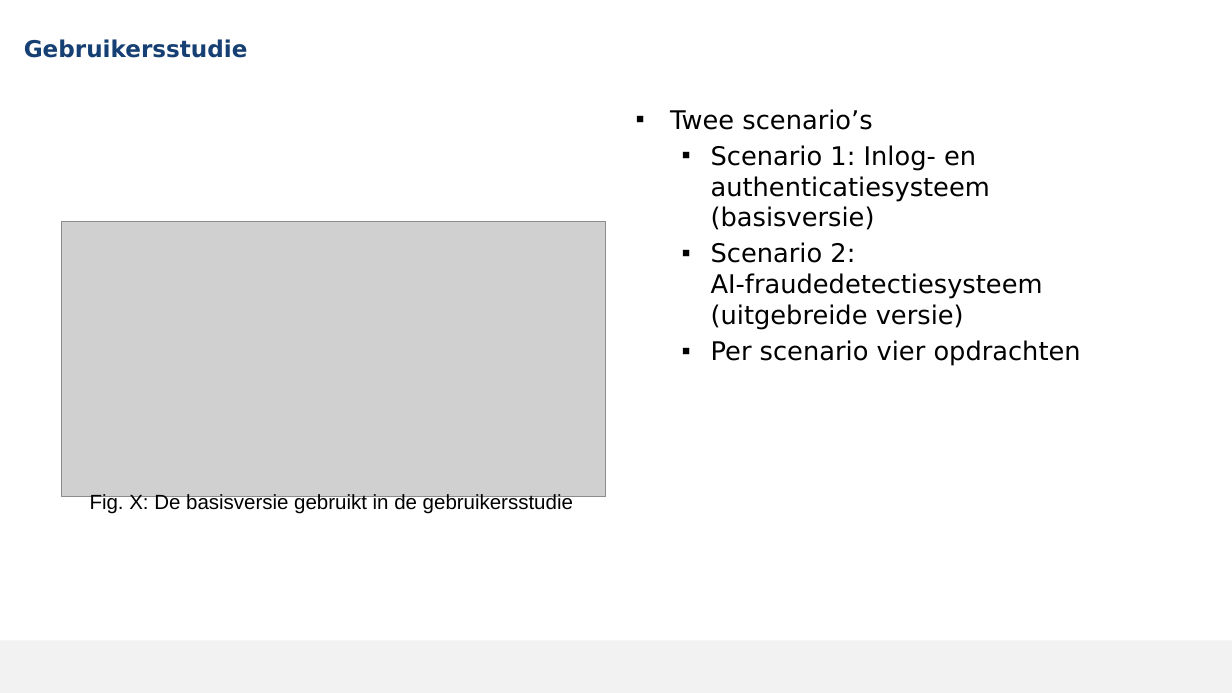
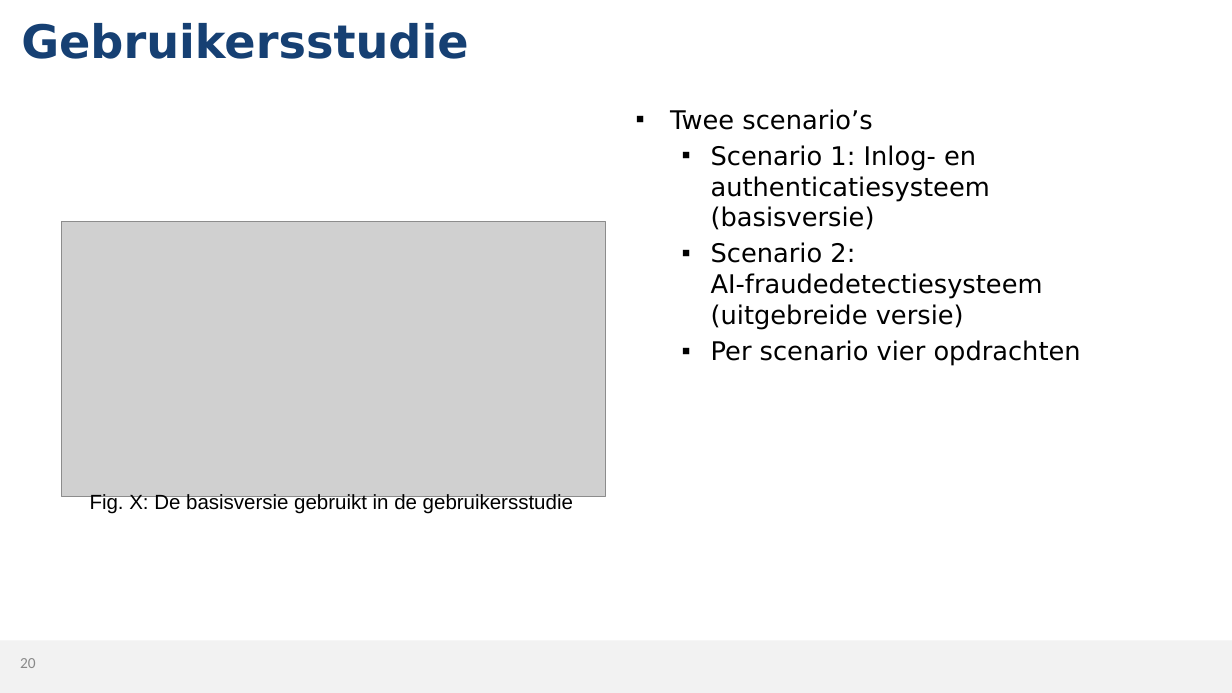
Before and after one commit to MikaG-1952764/masterproef, a slide deck: slide 20 of MP2526_Verdediging.pptx. Drawn at 1232x693 pixels with LibreOffice and Linux fonts; fonts in the diff are those of the drawing; grey boxes stand for pictures; background and template pictures are left out. Boxes give left, top, right and bottom in pixels: in the first picture for what was removed or moved away, otherwise in the second. Text is boxed around its words. In the diff, an @@ line names an element or a change of style, - is before the commit and + after.

```diff
--- a/MP2526_Verdediging.pptx
+++ b/MP2526_Verdediging.pptx
@@ title "Gebruikersstudie": place and size @@
-title "Gebruikersstudie" at [24,39,248,58]
+title "Gebruikersstudie" at [21,23,468,59]
@@ title "Gebruikersstudie" at [21,23,468,59]: size 18 to 36 pt @@
@@ page number added at [20,658,36,668], 12 pt, text #898989 @@
+20
```
Also in this commit, not shown: 35 other slides changed, 1 slide added, 1 slide removed, 1 other file.
